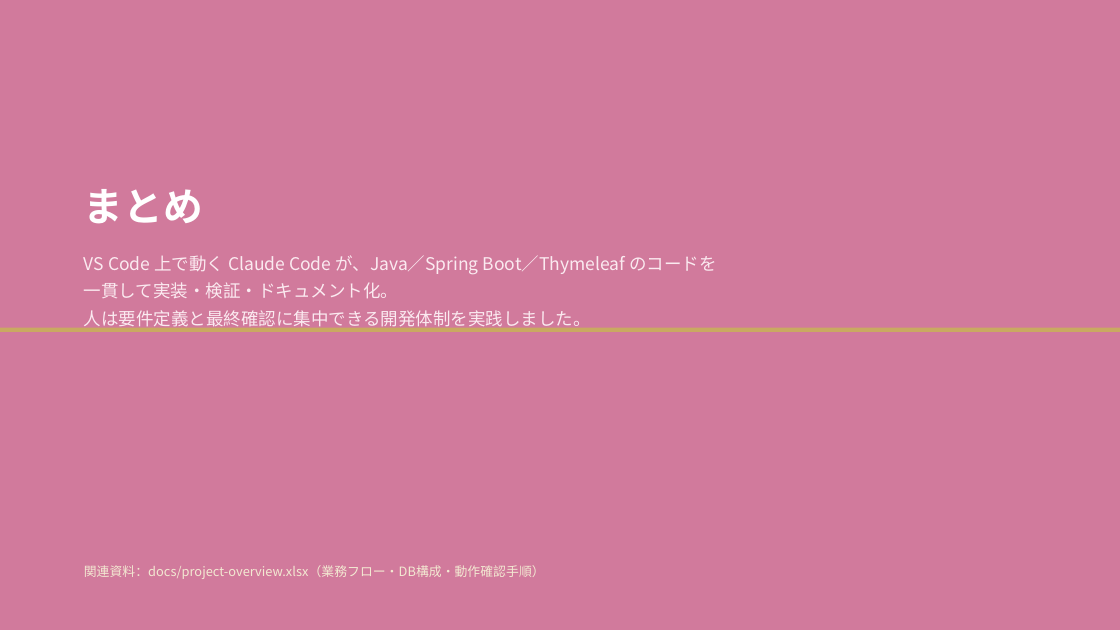
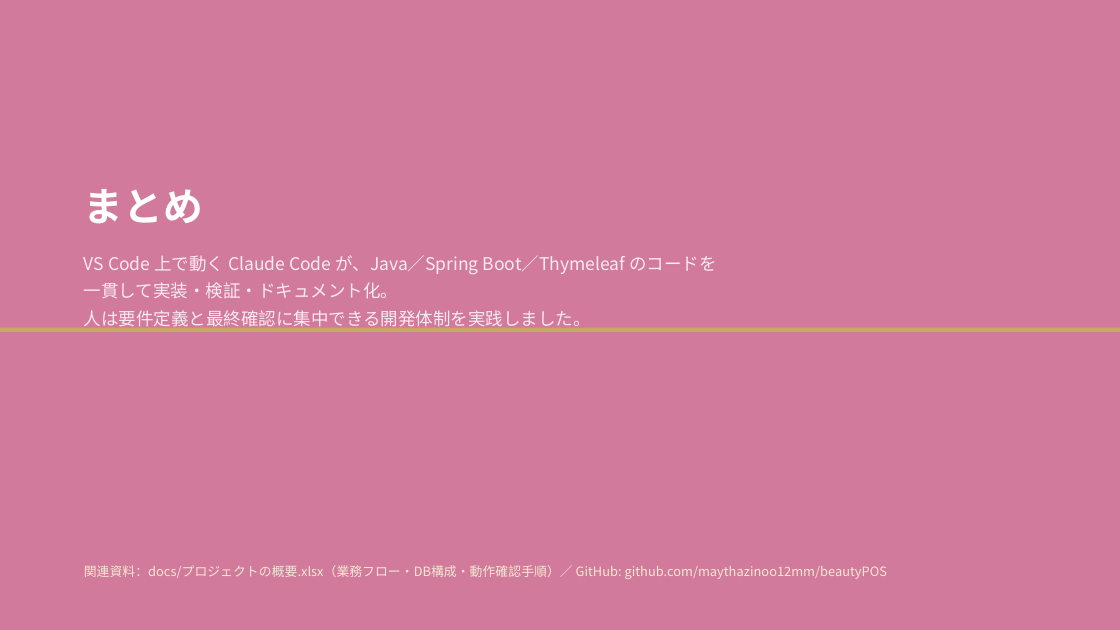
Before and after one commit to maythazinoo12mm/beautyPOS, a slide deck: slide 9 of docs/使用技術.pptx. Drawn at 1120x630 pixels with LibreOffice and Linux fonts; fonts in the diff are those of the drawing. Boxes give left, top, right and bottom in pixels: in the first picture for what was removed or moved away, otherwise in the second. Text is boxed around its words. In the diff, an @@ line names an element or a change of style, - is before the commit and + after.

```diff
--- a/docs/使用技術.pptx
+++ b/docs/使用技術.pptx
@@ text at (84,565,887,579): text changed @@
-関連資料：docs/project-overview.xlsx（業務フロー・DB構成・動作確認手順）
+関連資料：docs/プロジェクトの概要.xlsx（業務フロー・DB構成・動作確認手順）／ GitHub: github.com/maythazinoo12mm/beautyPOS
```
Also in this commit, not shown: 4 other slides changed.
